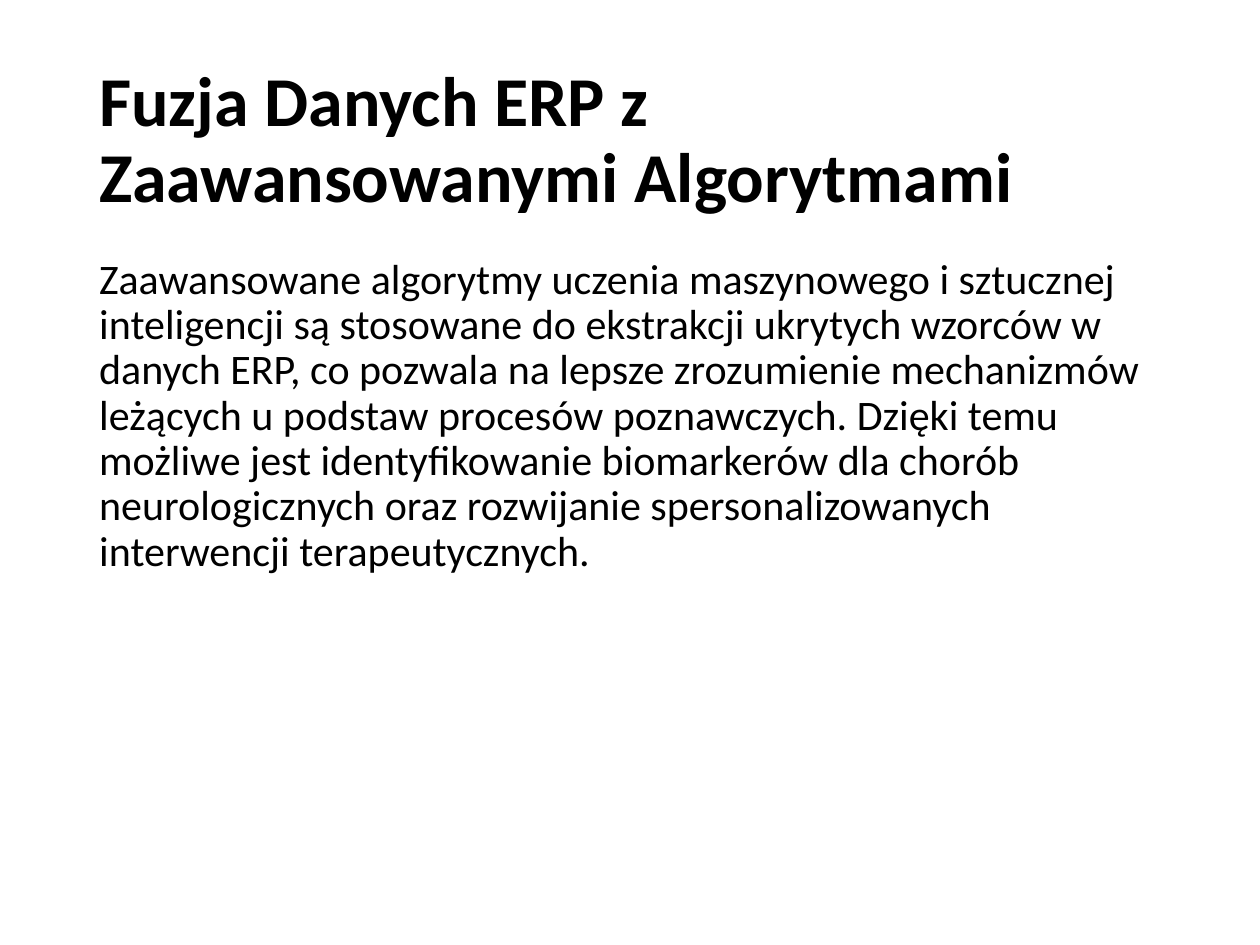
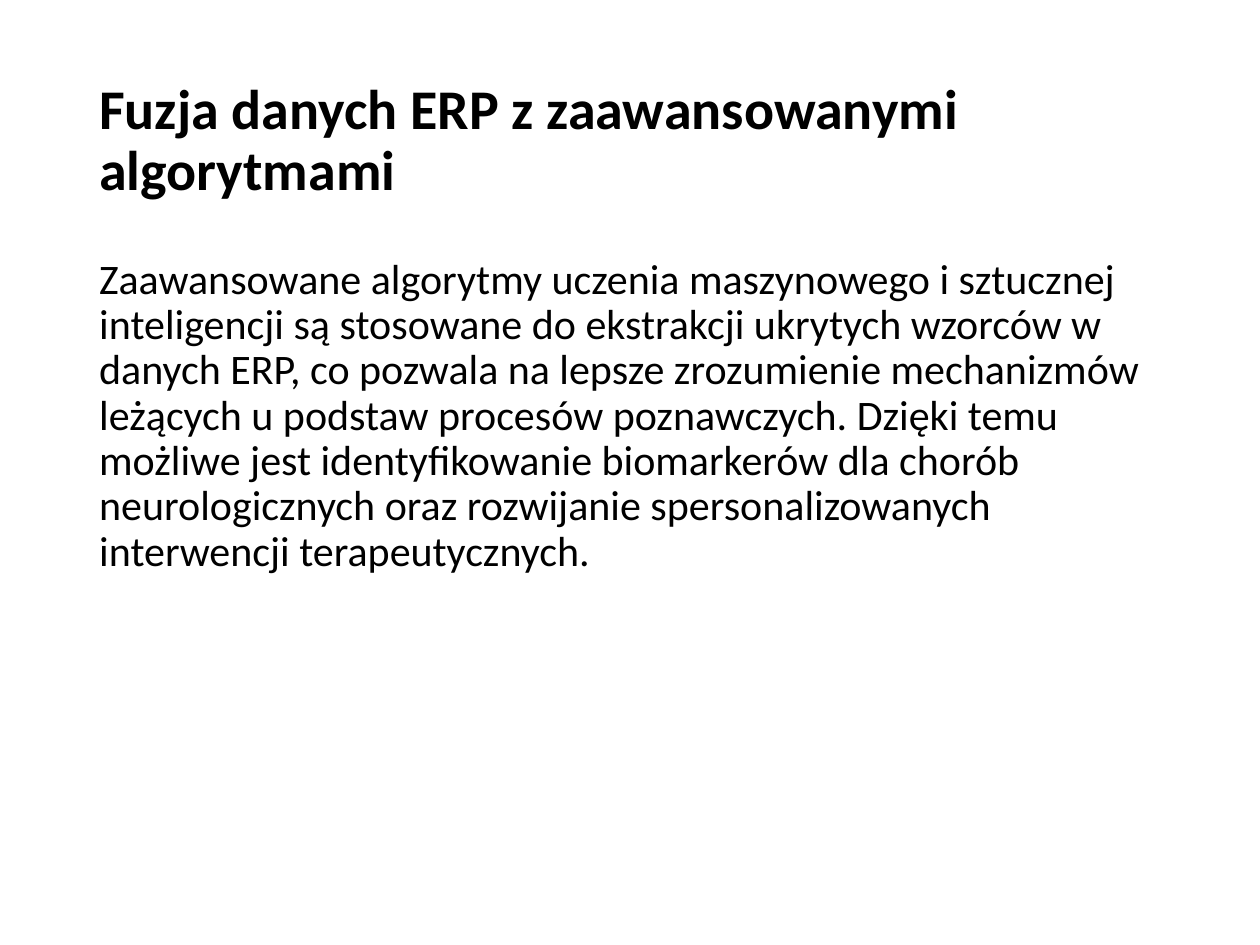
Before and after one commit to MatPomGit/self, a slide deck: slide 17 of files/inne/prezentacje/potencjały_ERP.pptx. Drawn at 1260x945 pixels with LibreOffice and Linux fonts; fonts in the diff are those of the drawing. Boxes give left, top, right and bottom in pixels: in the first picture for what was removed or moved away, otherwise in the second. Text is boxed around its words. In the diff, an @@ line names an element or a change of style, - is before the commit and + after.

```diff
--- a/files/inne/prezentacje/potencjały_ERP.pptx
+++ b/files/inne/prezentacje/potencjały_ERP.pptx
@@ title at [99,89,958,200]: text changed; size 40 to 32 pt @@
-Fuzja Danych ERP z Zaawansowanymi Algorytmami
+Fuzja danych ERP z zaawansowanymi algorytmami
```
Also in this commit, not shown: 27 other slides changed, 5 other files.
